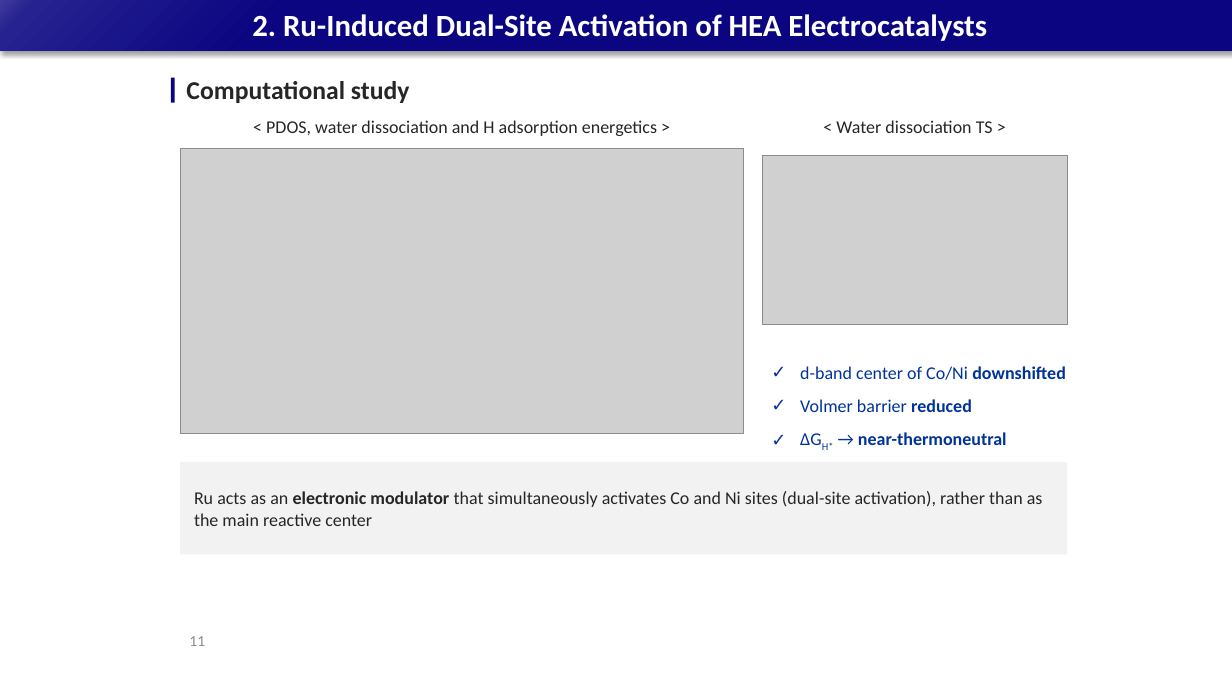
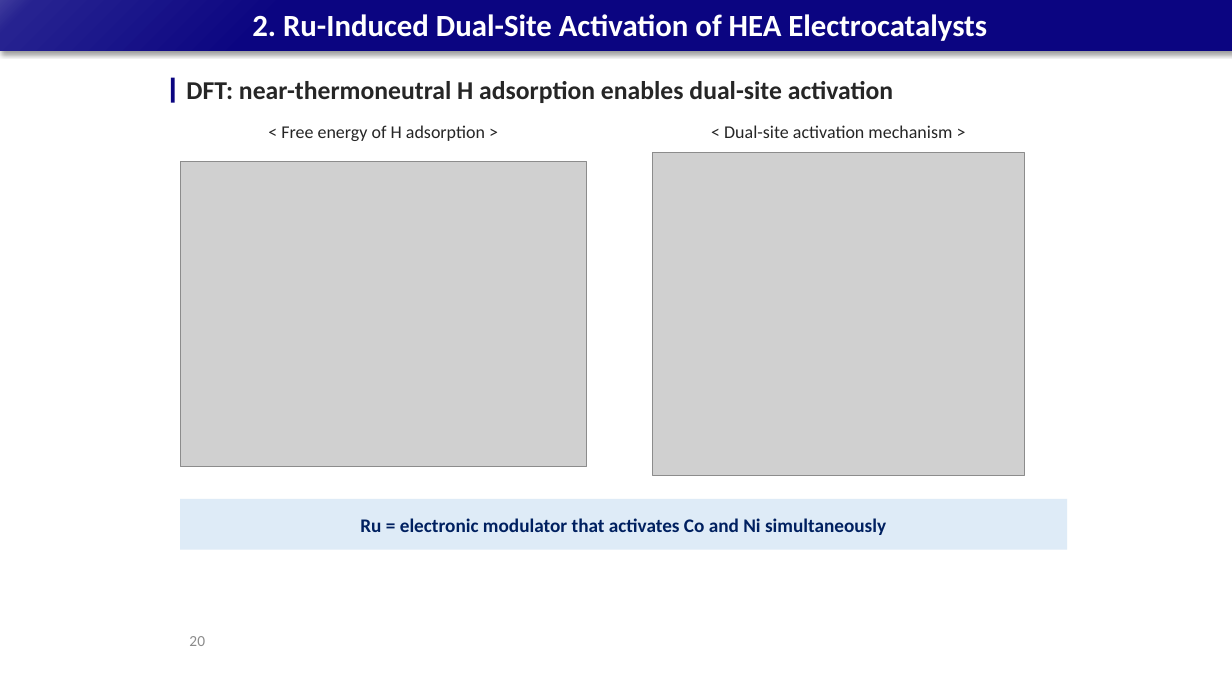
Before and after one commit to limsj0204/letter, a slide deck: slide 20 of 학위논문_디펜스_발표자료.pptx (slide 11 before the commit). Drawn at 1232x693 pixels with LibreOffice and Linux fonts; fonts in the diff are those of the drawing; grey boxes stand for pictures. Boxes give left, top, right and bottom in pixels: in the first picture for what was removed or moved away, otherwise in the second. Text is boxed around its words. In the diff, an @@ line names an element or a change of style, - is before the commit and + after.

```diff
--- a/학위논문_디펜스_발표자료.pptx
+++ b/학위논문_디펜스_발표자료.pptx
@@ text at [186, 81, 893, 103]: text changed @@
-Computational study
+DFT: near-thermoneutral H adsorption enables dual-site activation
@@ text at [281, 125, 485, 141]: text changed @@
-< PDOS, water dissociation and H adsorption energetics >
+< Free energy of H adsorption >
@@ text at [724, 125, 952, 138]: text changed @@
-< Water dissociation TS >
+< Dual-site activation mechanism >
@@ picture: place and size @@
-picture at [180, 148, 744, 433]
+picture at [180, 162, 587, 468]
@@ picture: place and size @@
-picture at [762, 156, 1067, 325]
+picture at [653, 152, 1024, 476]
@@ text removed at [800, 366, 1066, 445] @@
-✓ d-band center of Co/Ni downshifted
-✓ Volmer barrier reduced
-✓ ΔGH* → near-thermoneutral
@@ rectangle "Ru = electronic modulator that ...": place and size @@
-rectangle "Ru = electronic modulator that ..." at [180, 462, 1067, 555]
+rectangle "Ru = electronic modulator that ..." at [180, 499, 1067, 550]
@@ rectangle "Ru = electronic modulator that ..." at [180, 499, 1067, 550]: fill #F2F2F2 to #DEEBF7 @@
@@ text in rectangle at [360, 518, 886, 535]: text changed; size 14 to 15 pt; text colour #262626 to #002060; bold on @@
-Ru acts as an electronic modulator that simultaneously activates Co and Ni sites (dual-site activation), rather than as the main reactive center
+Ru = electronic modulator that activates Co and Ni simultaneously
@@ page number at [189, 636, 205, 646]: text changed @@
-11
+20
```
Also in this commit, not shown: 8 other slides changed, 14 slides added, 2 slides removed.
